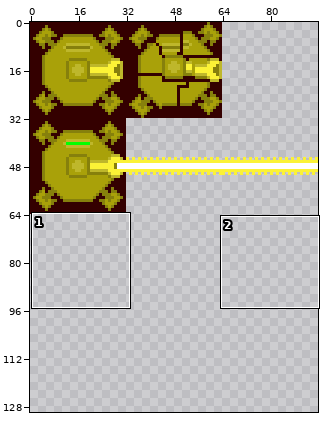
A sprite sheet gets an edit: Sprites/Enemies/beam.png. The picture above shows the old version from afar; the outline marks the close-up.
Close-up. Earlier state:
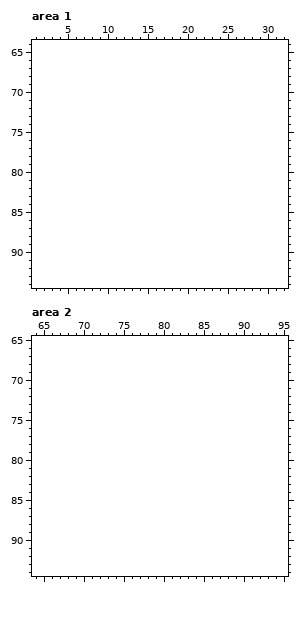
The file is 96x64 pixels. Shown: area 1: x 1..32, y 64..94; area 2: x 64..95, y 65..94. The old version is drawn lined up with the new one, on the new canvas. The wide view leaves out empty margins. The commit also changed other parts of the picture, which this record leaves out.
And afterwards:
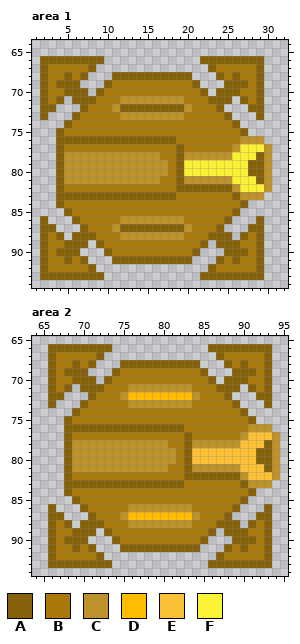
Palette (. is transparent): A #86620c  B #a97909  C #be922b  D #ffbc00  E #fbc136  F #fbf236
Diff:
canvas 96x64 -> 96x138
--- area 1
@@ x 1..32 @@
 65 ................................
-66 ................................
-67 ................................
-68 ................................
-69 ................................
-70 ................................
-71 ................................
-72 ................................
-73 ................................
-74 ................................
-75 ................................
-76 ................................
-77 ................................
-78 ................................
-79 ................................
-80 ................................
-81 ................................
-82 ................................
-83 ................................
-84 ................................
-85 ................................
-86 ................................
-87 ................................
-88 ................................
-89 ................................
-90 ................................
-91 ................................
-92 ................................
-93 ................................
+66 .AAAAAAAA............AAAAAAAA...
+67 .ABBBBBA..............ABBBBBA...
+68 .ABBABA...AAAAAAAAAA...ABABBA...
+69 .ABAAA...ABBBBBBBBBBA...AAABA...
+70 .ABBAAA.ABBBBBBBBBBBBA.AAABBA...
+71 .ABA.AAABBBCCCCCCCCBBBAAA.ABA...
+72 .AA...ABBBCAAAAAAAACBBBA...AA...
+73 .A...ABBBBBCCCCCCCCBBBBBA...A...
+74 ....ABBBBBBBBBBBBBBBBBBBBA......
+75 ...ABBBBBBBBBBBBBBBBBBBBBBA.....
+76 ...AAAAAAAAAAAAAAABBBBBBBBCCC...
+77 ...ABBBBBBBBBBBBBBABBBBBBCFFFC..
+78 ...ACCCCCCCCCCCCBBACCCCCCFFFAC..
+79 ...ACCCCCCCCCCCCCBAFFFFFFFFAAC..
+80 ...ACCCCCCCCCCCCCBAFFFFFFFFAAC..
+81 ...ACCCCCCCCCCCCBBACCCCCCFFFAC..
+82 ...ABBBBBBBBBBBBBBAAAAAAACFFFC..
+83 ...AAAAAAAAAAAAAAABBBBBBBACCC...
+84 ...ABBBBBBBBBBBBBBBBBBBBBBA.....
+85 ....ABBBBBBBBBBBBBBBBBBBBA......
+86 .A...ABBBBBCCCCCCCCBBBBBA...A...
+87 .AA...ABBBCAAAAAAAACBBBA...AA...
+88 .ABA.AAABBBCCCCCCCCBBBAAA.ABA...
+89 .ABBAAA.ABBBBBBBBBBBBA.AAABBA...
+90 .ABAAA...ABBBBBBBBBBA...AAABA...
+91 .ABBABA...AAAAAAAAAA...ABABBA...
+92 .ABBBBBA..............ABBBBBA...
+93 .AAAAAAAA............AAAAAAAA...
 94 ................................
--- area 2
@@ x 64..95 @@
 65 ................................
-66 ................................
-67 ................................
-68 ................................
-69 ................................
-70 ................................
-71 ................................
-72 ................................
-73 ................................
-74 ................................
-75 ................................
-76 ................................
-77 ................................
-78 ................................
-79 ................................
-80 ................................
-81 ................................
-82 ................................
-83 ................................
-84 ................................
-85 ................................
-86 ................................
-87 ................................
-88 ................................
-89 ................................
-90 ................................
-91 ................................
-92 ................................
-93 ................................
+66 ..AAAAAAAA............AAAAAAAA..
+67 ..ABBBBBA..............ABBBBBA..
+68 ..ABBABA...AAAAAAAAAA...ABABBA..
+69 ..ABAAA...ABBBBBBBBBBA...AAABA..
+70 ..ABBAAA.ABBBBBBBBBBBBA.AAABBA..
+71 ..ABA.AAABBBCCCCCCCCBBBAAA.ABA..
+72 ..AA...ABBBCDDDDDDDDCBBBA...AA..
+73 ..A...ABBBBBCCCCCCCCBBBBBA...A..
+74 .....ABBBBBBBBBBBBBBBBBBBBA.....
+75 ....ABBBBBBBBBBBBBBBBBBBBBBA....
+76 ....AAAAAAAAAAAAAAABBBBBBBBCCC..
+77 ....ABBBBBBBBBBBBBBABBBBBBCEEEC.
+78 ....ACCCCCCCCCCCCBBACCCCCCEEEAC.
+79 ....ACCCCCCCCCCCCCBAEEEEEEEEAAC.
+80 ....ACCCCCCCCCCCCCBAEEEEEEEEAAC.
+81 ....ACCCCCCCCCCCCBBACCCCCCEEEAC.
+82 ....ABBBBBBBBBBBBBBAAAAAAACEEEC.
+83 ....AAAAAAAAAAAAAAABBBBBBBACCC..
+84 ....ABBBBBBBBBBBBBBBBBBBBBBA....
+85 .....ABBBBBBBBBBBBBBBBBBBBA.....
+86 ..A...ABBBBBCCCCCCCCBBBBBA...A..
+87 ..AA...ABBBCDDDDDDDDCBBBA...AA..
+88 ..ABA.AAABBBCCCCCCCCBBBAAA.ABA..
+89 ..ABBAAA.ABBBBBBBBBBBBA.AAABBA..
+90 ..ABAAA...ABBBBBBBBBBA...AAABA..
+91 ..ABBABA...AAAAAAAAAA...ABABBA..
+92 ..ABBBBBA..............ABBBBBA..
+93 ..AAAAAAAA............AAAAAAAA..
 94 ................................
Changed places in both close-ups, as pixel boxes (x1, y1, x2, y2):
added: (40, 56, 272, 280)
added: (48, 344, 280, 568)
